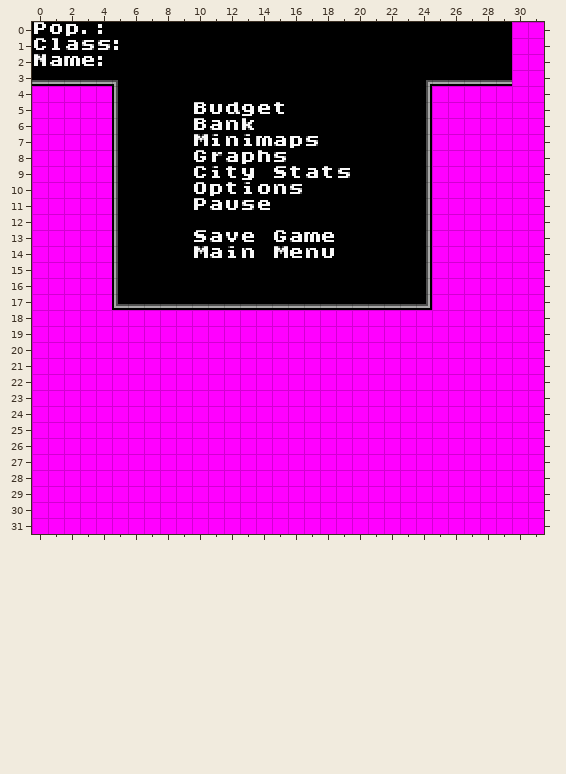
Two versions of a level (Tiled map, maps/pause_menu_bg.tmx). Above is the file before it was changed.
Cells are 8x8 px. Shown: x 0..31, y 0..31.
Now the later version:
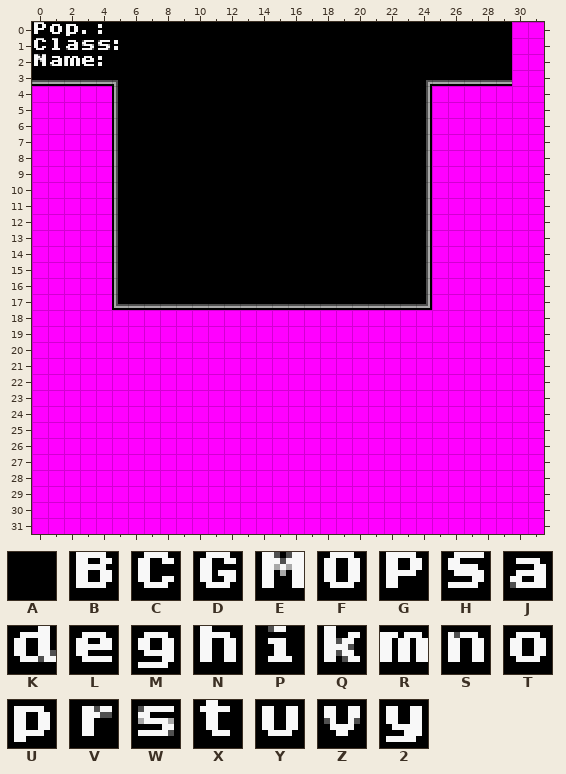
Key: from "text": A 32, B 66, C 67, D 71, E 77, F 79, G 80, H 83, J 97, K 100, L 101, M 103, N 104, P 105, Q 107, R 109, S 110, T 111, U 112, V 114, W 115, X 116, Y 117, Z 118, 2 121.
_ is an empty cell.
Tiles replaced or removed in this view: 2, B, C, D, E, F, G, H, J, K, L, M, N, P, Q, R, S, T, U, V, W, X, Y, Z.
Author's note on the commit: room game: Refactor pause menu to support submenus
Diff:
Changed rows in their new state; . is an unchanged cell.
Layer "Tile Layer 1":
first column x 10:
 5 AAAAAA....
 6 AAAA......
 7 AAAAAAAA..
 8 AAAAAA....
 9 AAAA.AAAAA
10 AAAAAAA...
11 AAAAA.....
13 AAAA.AAAA.
14 AAAA.AAAA.
